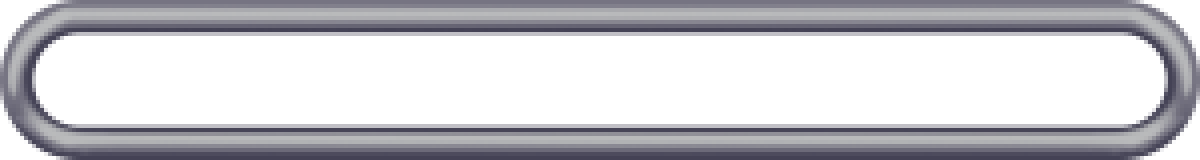
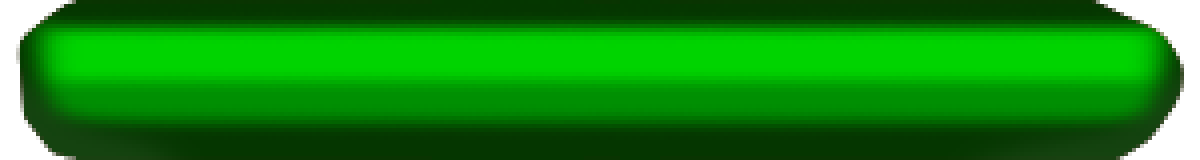
Before/after of a w=1200, h=160 layered artwork. What changed in the layer stack:
hid "border" (2nd of 2) over [0, 0, 1200, 160]
added layer "fill copy" above "fill" over [16, 0, 1184, 160]
showed "fill" over [16, 0, 1184, 160]
